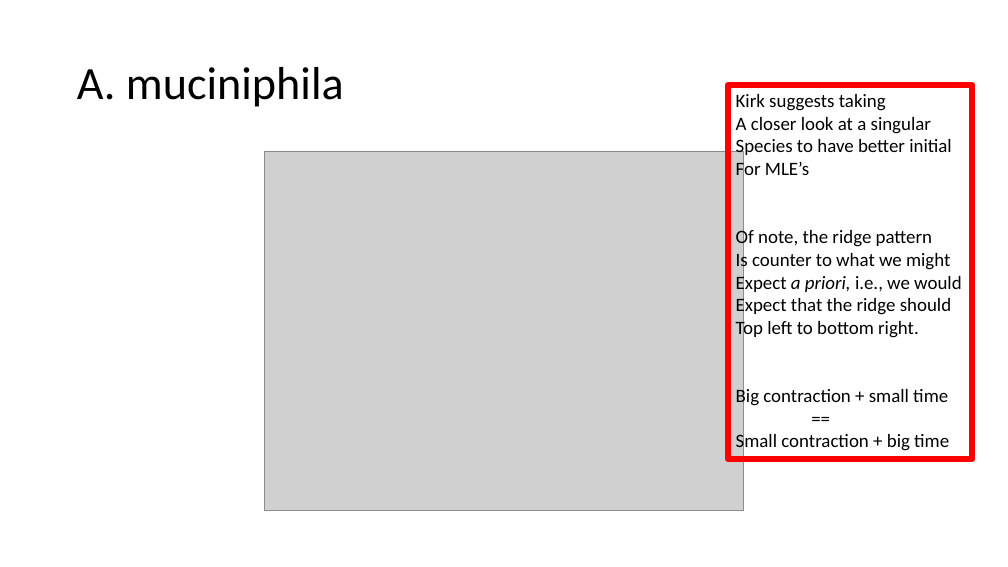
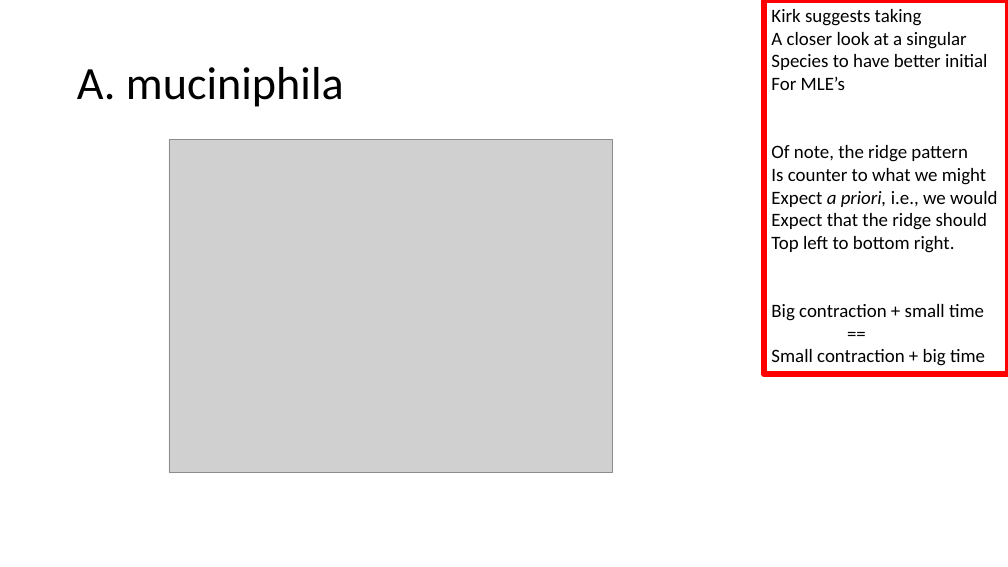
Before and after one commit to jon-mah/demo_for_ccgb, a slide deck: slide 6 of Summary/20220822_microbiome_demographic_slides.pptx (slide 5 before the commit). Drawn at 1008x567 pixels with LibreOffice and Linux fonts; fonts in the diff are those of the drawing; grey boxes stand for pictures. Boxes give left, top, right and bottom in pixels: in the first picture for what was removed or moved away, otherwise in the second. Text is boxed around its words. In the diff, an @@ line names an element or a change of style, - is before the commit and + after.

```diff
--- a/Summary/20220822_microbiome_demographic_slides.pptx
+++ b/Summary/20220822_microbiome_demographic_slides.pptx
@@ rectangle "Kirk suggests taking": place and size @@
-rectangle "Kirk suggests taking" at (728, 85, 972, 459)
+rectangle "Kirk suggests taking" at (765, 0, 1008, 374)
@@ picture: place and size @@
-picture at (264, 151, 743, 511)
+picture at (169, 140, 613, 473)
```
Also in this commit, not shown: 4 other slides changed, 2 slides added, 7 slides removed, 4 other files.
